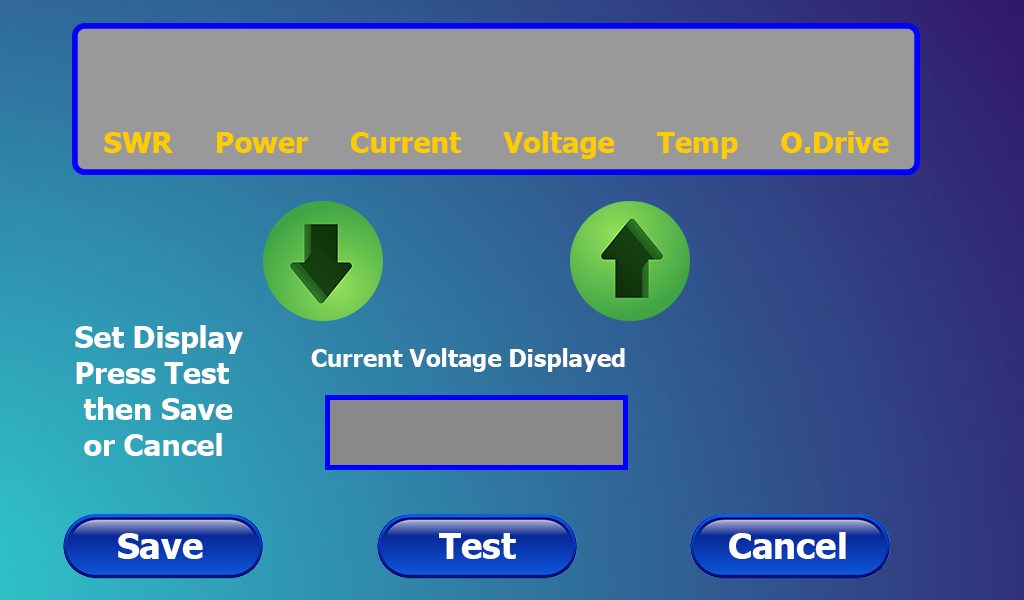
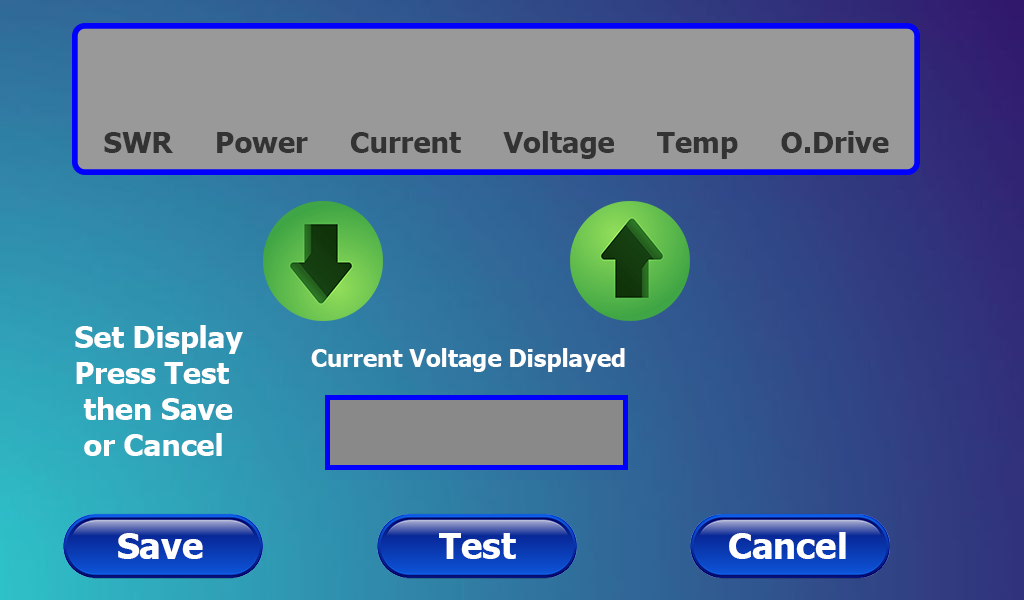
Layer changes from the first 1024x600 image to the second:
painted on "SWR Power Current Voltage Temp O.Drive" (1st of 2) over [104, 131, 889, 159]